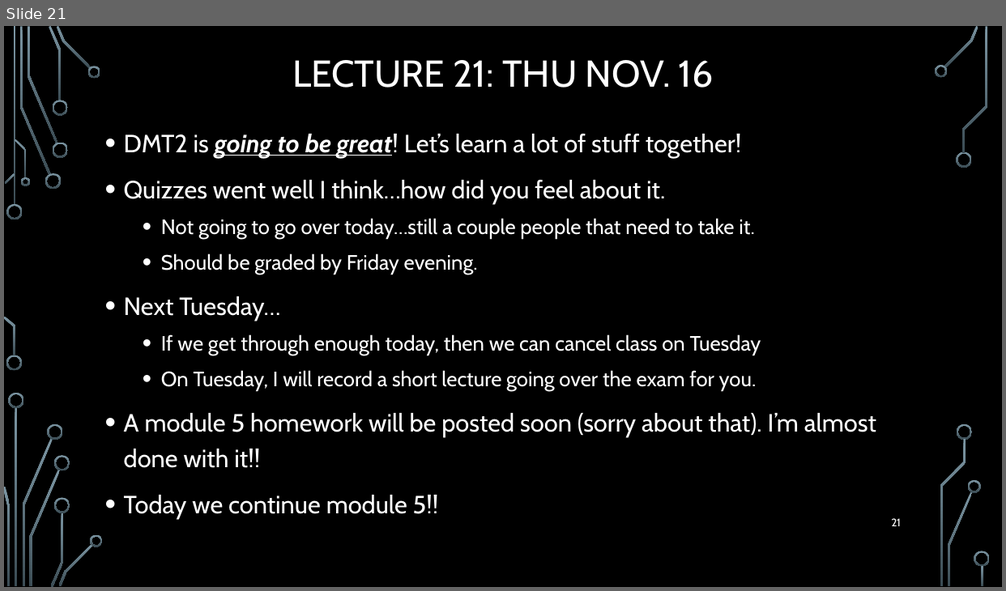
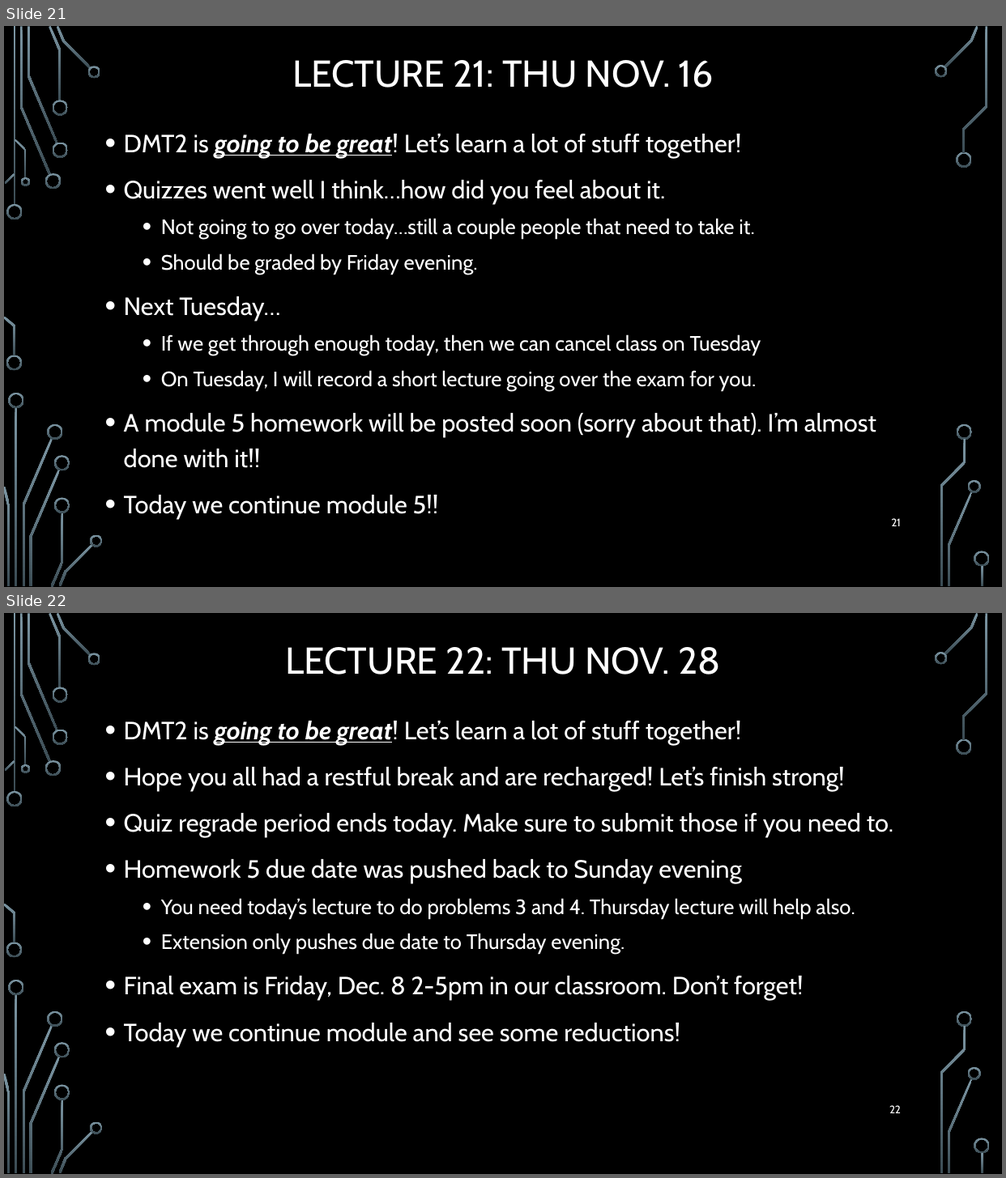
Before and after one commit to markfloryan/dmt2, a slide deck: slides/00-DailyAnnouncements.pptx. Shown one above the other, each under a label of ours: slide 21 before the commit, slides 21 and 22 after it. The pictures are 1006x591 and 1006x1178 pixels, drawn with LibreOffice and Linux fonts; fonts in the diff are those of the drawing; background and template pictures are left out. Boxes give left, top, right and bottom in pixels: in the first picture for what was removed or moved away, otherwise in the second. Text is boxed around its words. In the diff, an @@ line names an element or a change of style, - is before the commit and + after.

```diff
--- a/slides/00-DailyAnnouncements.pptx
+++ b/slides/00-DailyAnnouncements.pptx
@@ slide 22 added at box(4, 613, 1002, 1174), background picture (left out); not listed: 36 template elements that a slide beside it also shows @@
@@ title added at box(285, 647, 720, 675), 36 pt, text #FFFFFF @@
+LECTURE 22: THU NOV. 28
@@ text added at box(124, 721, 893, 1046), 24 pt, text #FFFFFF @@
+• DMT2 is going to be great! Let’s learn a lot of stuff together!
+• Hope you all had a restful break and are recharged! Let’s finish strong!
+• Quiz regrade period ends today. Make sure to submit those if you need to.
+• Homework 5 due date was pushed back to Sunday evening
+  • You need today’s lecture to do problems 3 and 4. Thursday lecture will help also.
+  • Extension only pushes due date to Thursday evening.
+• Final exam is Friday, Dec. 8 2-5pm in our classroom. Don’t forget!
+• Today we continue module and see some reductions!
@@ page number added at box(889, 1105, 901, 1114), 10.5 pt, text #FFFFFF @@
+22
```
Also in this commit, not shown: 2 other files.
